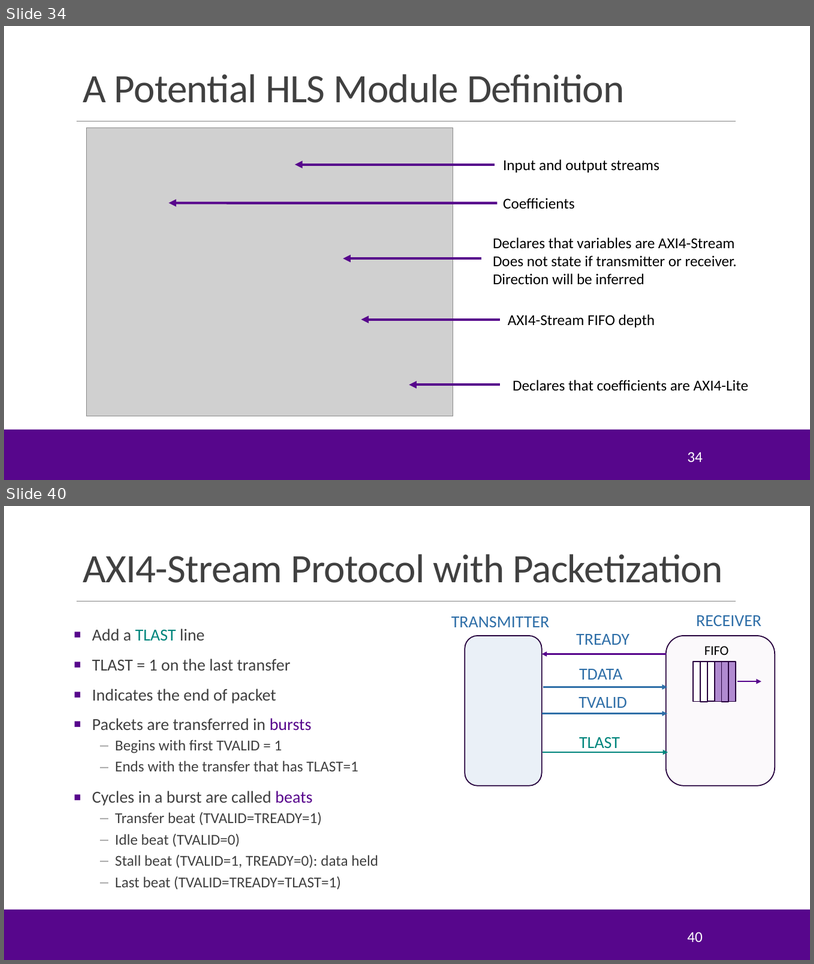
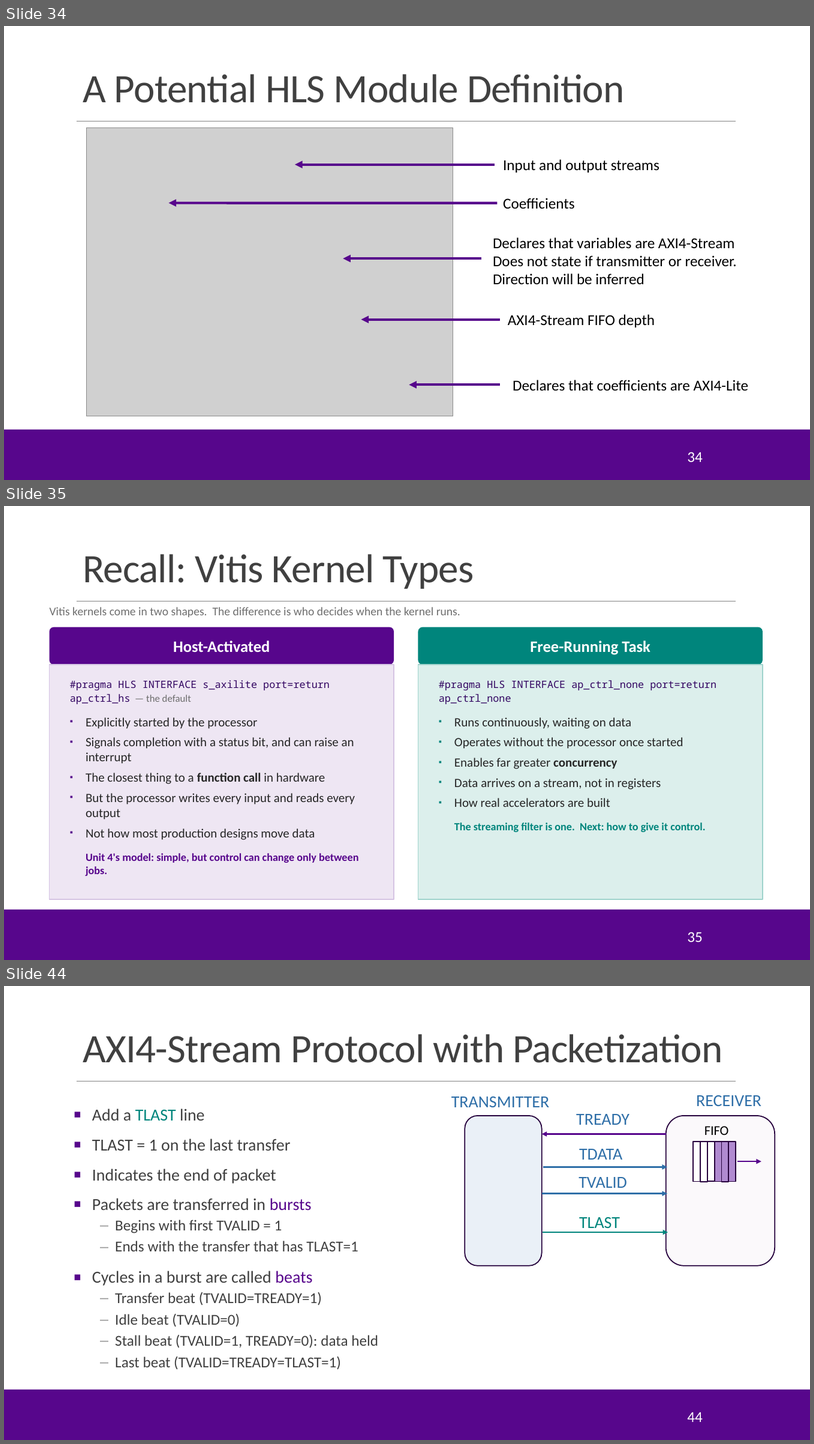
Before and after one commit to sdrangan/hwdesign, a slide deck: units/unit05_fifo/fifo.pptx. Shown one above the other, each under a label of ours: slides 34 and 40 before the commit, slides 34, 35 and 44 after it; the slides between them are not shown. The pictures are 814x964 and 814x1444 pixels, drawn with LibreOffice and Linux fonts; fonts in the diff are those of the drawing; grey boxes stand for pictures; background and template pictures are left out. Boxes give left, top, right and bottom in pixels: in the first picture for what was removed or moved away, otherwise in the second. Text is boxed around its words. In the diff, an @@ line names an element or a change of style, - is before the commit and + after.

```diff
--- a/units/unit05_fifo/fifo.pptx
+++ b/units/unit05_fifo/fifo.pptx
@@ slide 35 added at <box>4,506,810,960</box>, background #FFFFFF; not listed: 3 template elements that a slide beside it also shows @@
@@ title added at <box>83,554,474,589</box>, 48 pt, text #404040 @@
+Recall: Vitis Kernel Types
@@ text added at <box>50,607,461,617</box>, 14 pt, text #6E6E6E @@
+Vitis kernels come in two shapes. The difference is who decides when the kernel runs.
@@ rounded rectangle added at <box>50,627,394,664</box>, fill #57068C, 19 pt, text #FFFFFF, bold @@
+Host-Activated
@@ rounded rectangle added at <box>419,627,763,664</box>, fill #00857C, 19 pt, text #FFFFFF, bold @@
+Free-Running Task
@@ rectangle added at <box>50,664,394,899</box>, fill #EEE6F3, outline #D5C4E3 1 pt @@
@@ rectangle added at <box>419,664,763,899</box>, fill #DCEFEC, outline #9FD3CC 1 pt @@
@@ text added at <box>70,680,359,876</box>, 15 pt, text #262626 @@
+#pragma HLS INTERFACE s_axilite port=return
+ap_ctrl_hs — the default
+▪ Explicitly started by the processor
+▪ Signals completion with a status bit, and can raise an interrupt
+▪ The closest thing to a function call in hardware
+▪ But the processor writes every input and reads every output
+▪ Not how most production designs move data
+Unit 4's model: simple, but control can change only between jobs.
@@ text added at <box>439,680,717,832</box>, 15 pt, text #262626 @@
+#pragma HLS INTERFACE ap_ctrl_none port=return
+ap_ctrl_none
+▪ Runs continuously, waiting on data
+▪ Operates without the processor once started
+▪ Enables far greater concurrency
+▪ Data arrives on a stream, not in registers
+▪ How real accelerators are built
+The streaming filter is one. Next: how to give it control.
@@ page number added at <box>687,931,703,942</box>, 18 pt, text #FFFFFF @@
+35
@@ what was slide 40 is now slide 44 @@
@@ page number at <box>687,1411,703,1422</box>: text changed @@
-40
+44
```
Also in this commit, not shown: 9 slides changed, 8 other slides added, 4 slides removed, 1 other file.
